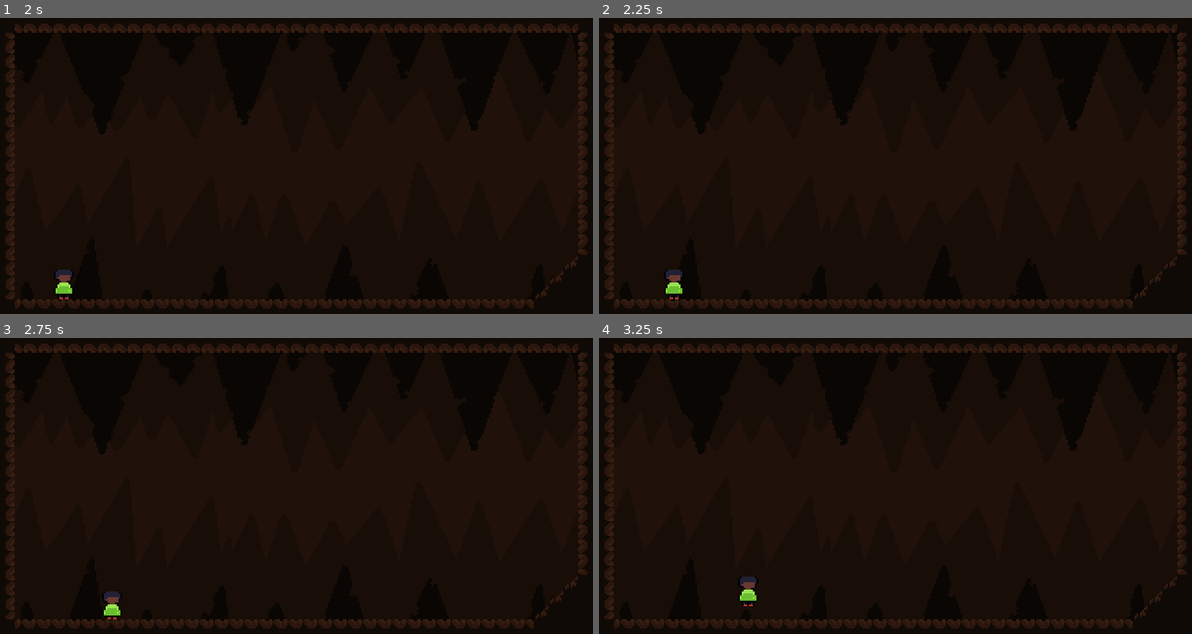
Above: before the commit, frames 1-4 (two rows, left to right).
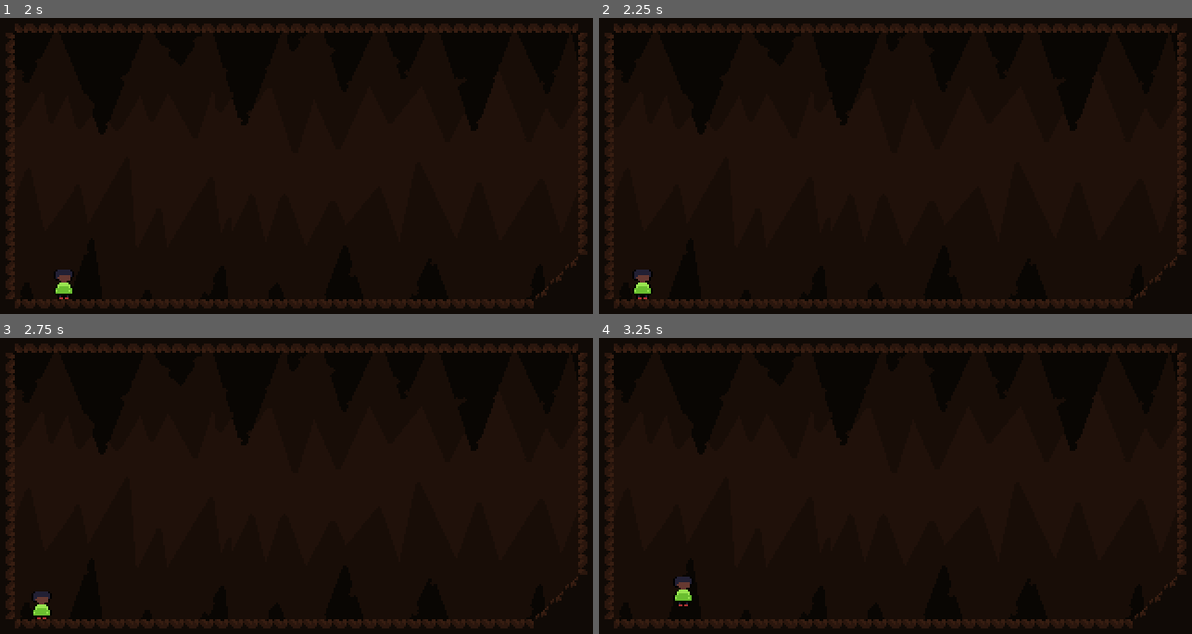
Above: after the commit, the same moments.

Repository: Omegalolchan/Cave_Runner
Game: Godot game, scene res://assets/Scenes/Debug Scene.tscn
Two runs of this game, one before a commit and one after it. Both use one fixed random seed, a clock stepped at 60 frames per second and the inputs below. The project has no main scene, so this scene is started directly.
Inputs:
- Up to frame 1 (2 s): hold Right (moveRight) 0.53-1.28 s; hold Down (slide) 0.53-1.28 s; tap C (jump) at 0.77, 1.52 s; hold Left (moveLeft) from 1.28 s (still down); tap Down (slide) at 1.35 s
- Up to frame 2 (2.25 s): release Left (moveLeft) at 2.03 s; hold Right (moveRight) from 2.03 s (still down); hold Down (slide) from 2.03 s (still down)
- Up to frame 3 (2.75 s): keep holding Right (moveRight); keep holding Down (slide)
- Up to frame 4 (3.25 s): keep holding Right (moveRight); release Down (slide) at 2.78 s; tap Down (slide) at 2.85 s; tap C (jump) at 3.02 s

Frame 1 is identical in both runs. In frame 2, 0.4% of the frame differs, in the area x 5-15%, y 85-95%; in frame 3, 0.4%; in frame 4, 0.4%.

Commit message:
slide quase pronto

Diff:
--- a/assets/Scenes/Debug Scene.tscn
+++ b/assets/Scenes/Debug Scene.tscn
@@ -94,8 +94,7 @@
 [node name="Node2D" type="Node2D"]
 
 [node name="Camera2D" type="Camera2D" parent="."]
-offset = Vector2(160, 90)
-enabled = false
+anchor_mode = 0
 
 [node name="TileMap" type="TileMap" parent="."]
 texture_filter = 1
@@ -117,7 +116,6 @@
 script = ExtResource("3_mck1l")
 
 [node name="Sprite" type="AnimatedSprite2D" parent="Player"]
-texture_filter = 1
 sprite_frames = SubResource("SpriteFrames_fi5p2")
 animation = &"Idle"
 autoplay = "Idle"
--- a/assets/Scripts/PlayerMovement.gd
+++ b/assets/Scripts/PlayerMovement.gd
@@ -19,7 +19,10 @@
 @export var coyote_max_time = 4
 @export var jump_max_time = 20
 @export var jump_speed = -35.0
-@export var slide_accel = 2
+@export var slide_accel = 1
+@export var slide_deccel = 3
+@export var slide_burst_speed = 1.5
+@export var velocity_neutral_deccel = 4
 @export var gravity_scale : float = 10
 
 var gravity = (8 * 0.016) * gravity_scale
@@ -63,14 +66,17 @@
 		base_velocity.y = (jump_speed * FPS_DELTA)
 	#endregion
 
+	base_velocity.x = direction * WALK_SPEED
+
 	if !on_floor:
 		base_velocity.y += gravity * FPS_DELTA
 
 	if on_floor && slide_input:
 		is_sliding = true
 		Slide()
+	else: is_sliding = false
 
-	base_velocity.x = direction * WALK_SPEED
+	velocity_neutral()
 	velocity = base_velocity + added_velocity
 	var collision = move_and_collide(velocity, true)
 	if collision:
@@ -79,7 +85,7 @@
 
 	on_floor = on_floorUpdate()
 
-	print(velocity, on_floor ," | ", current_coyote_time)
+	print(base_velocity, " || ", added_velocity)
 	move_and_collide(velocity)
 	return
 
@@ -113,15 +119,37 @@
 	#region REMOVING WALL FRICTION
 	if (round(_collision.get_angle(up_direction) * 10) / 10) == 1.6:
 		velocity.x = 0
+		added_velocity.x = 0
 	#endregion
 
+	return
+
+func velocity_neutral():
+	if on_floor && !is_sliding:
+		added_velocity.x += -sign(added_velocity.x) * velocity_neutral_deccel * FPS_DELTA
+
+	if sqrt(pow(added_velocity.x, 2)) < 0.1:
+			added_velocity.x = 0
 	return
 
 func Slide():
 	if !on_floor: return
 	if ground_normal != up_direction:
+		if added_velocity.x == 0 && base_velocity.x == 0:
+			added_velocity.x += sign(ground_normal.x) * 0.5
+
+		if added_velocity.x == 0 && direction != 0 && velocity.x != 0:
+			if direction != sign(ground_normal.x):
+				added_velocity.x += sign(velocity.x) * 0.5
+			if direction == sign(ground_normal.x):
+				added_velocity.x += sign(ground_normal.x) * slide_burst_speed
+
 		var velocity_magnitude = sqrt(pow(velocity.x,2) +pow(-velocity.y, 2))
-		added_velocity.x += (velocity_magnitude * slide_accel * FPS_DELTA) * clamp(int(ground_normal.x * 2), -1,1)
+		added_velocity.x += (slide_accel * FPS_DELTA) * clamp(int(ground_normal.x * 2), -1,1)
 	else:
-		added_velocity.x = 0
+		if added_velocity.x == 0 :
+			added_velocity.x += sign(velocity.x) * slide_burst_speed / 1.5
+		added_velocity.x += -sign(added_velocity.x) * slide_deccel * FPS_DELTA
+
+	base_velocity.x = 0
 	return
--- a/project.godot
+++ b/project.godot
@@ -12,7 +12,6 @@
 
 config/name="Cave_Runner"
 config/features=PackedStringArray("4.2", "Forward Plus")
-run/max_fps=60
 boot_splash/show_image=false
 config/icon="res://icon.svg"
 
@@ -20,8 +19,8 @@
 
 window/size/viewport_width=320
 window/size/viewport_height=180
-window/size/window_width_override=640
-window/size/window_height_override=360
+window/size/window_width_override=1280
+window/size/window_height_override=720
 window/stretch/mode="viewport"
 window/stretch/scale_mode="integer"
 
